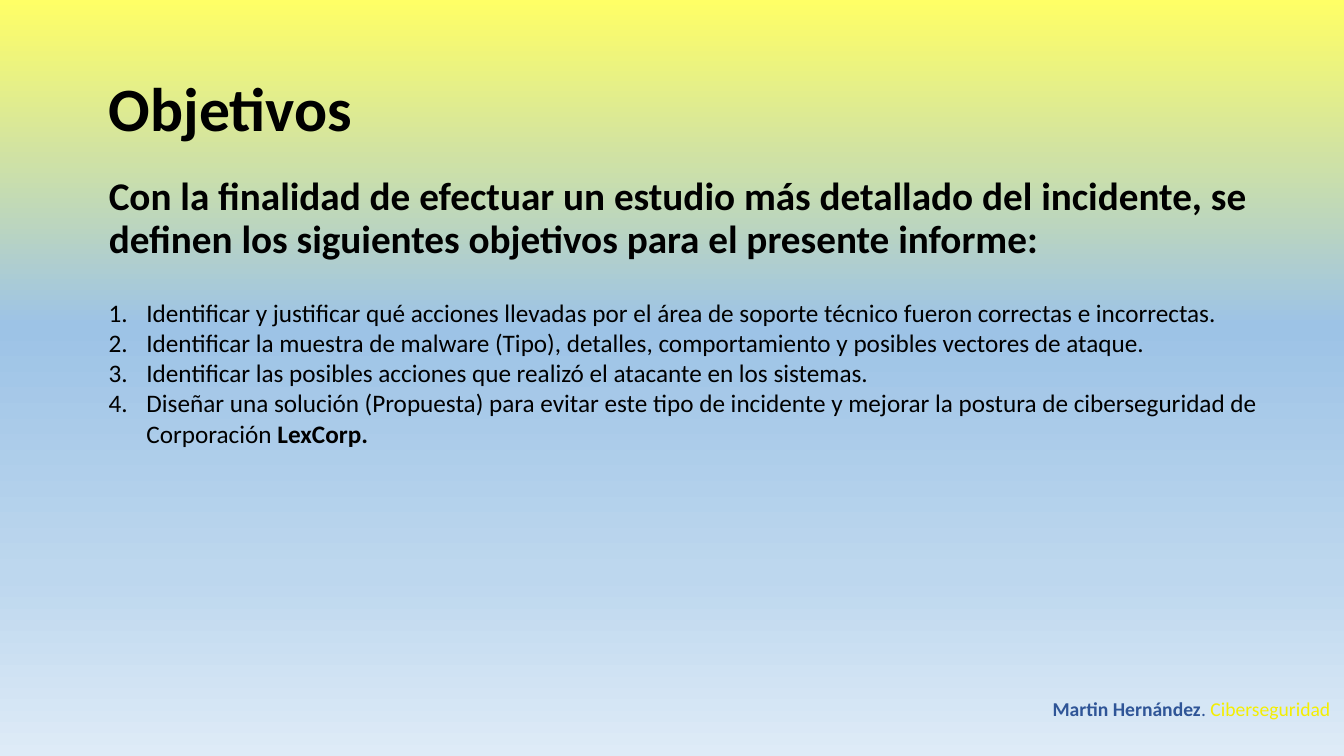
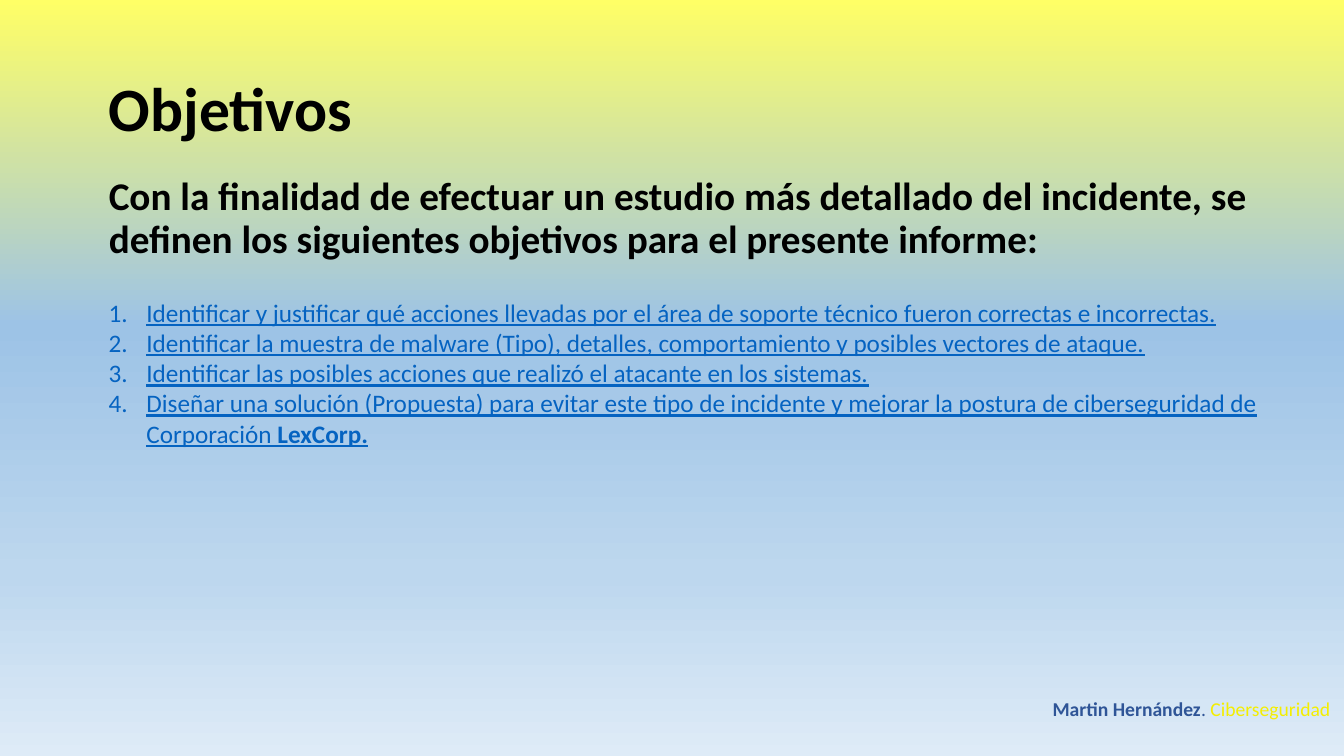
Before and after one commit to Tincho83/Ciberseguridad_5CiberSeguridad_TPC, a slide deck: slide 5 of TPFC+HernandezMartinv3c.pptx. Drawn at 1344x756 pixels with LibreOffice and Linux fonts; fonts in the diff are those of the drawing. Boxes give left, top, right and bottom in pixels: in the first picture for what was removed or moved away, otherwise in the second. Text is boxed around its words. In the diff, an @@ line names an element or a change of style, - is before the commit and + after.

```diff
--- a/TPFC+HernandezMartinv3c.pptx
+++ b/TPFC+HernandezMartinv3c.pptx
@@ text "Identificar y justificar qué acciones ..." at (146, 304, 1256, 447): text colour #000000 to #0563C1, underline on @@
```
Also in this commit, not shown: 3 other slides changed, 1 slide added.
